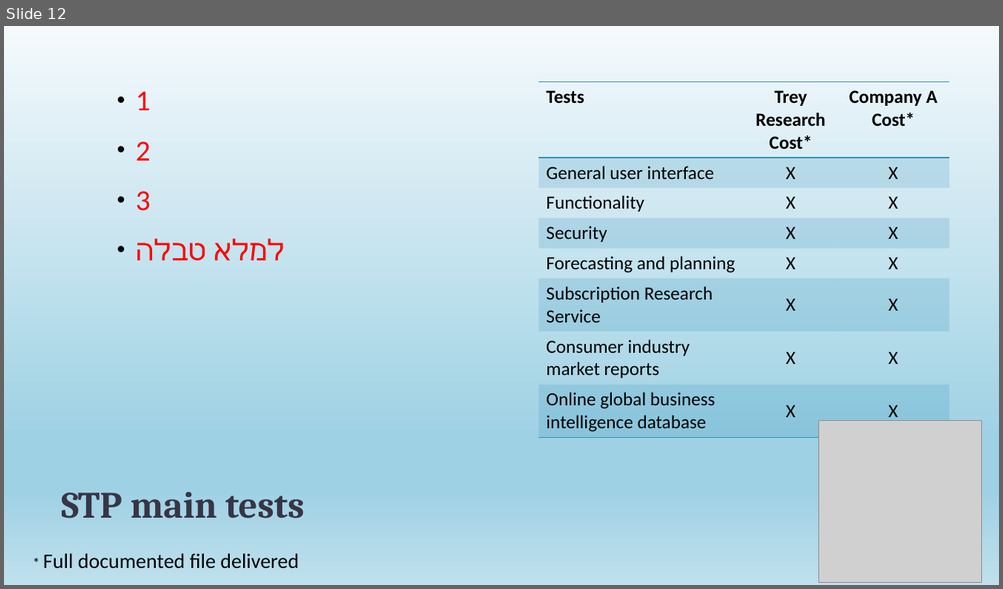
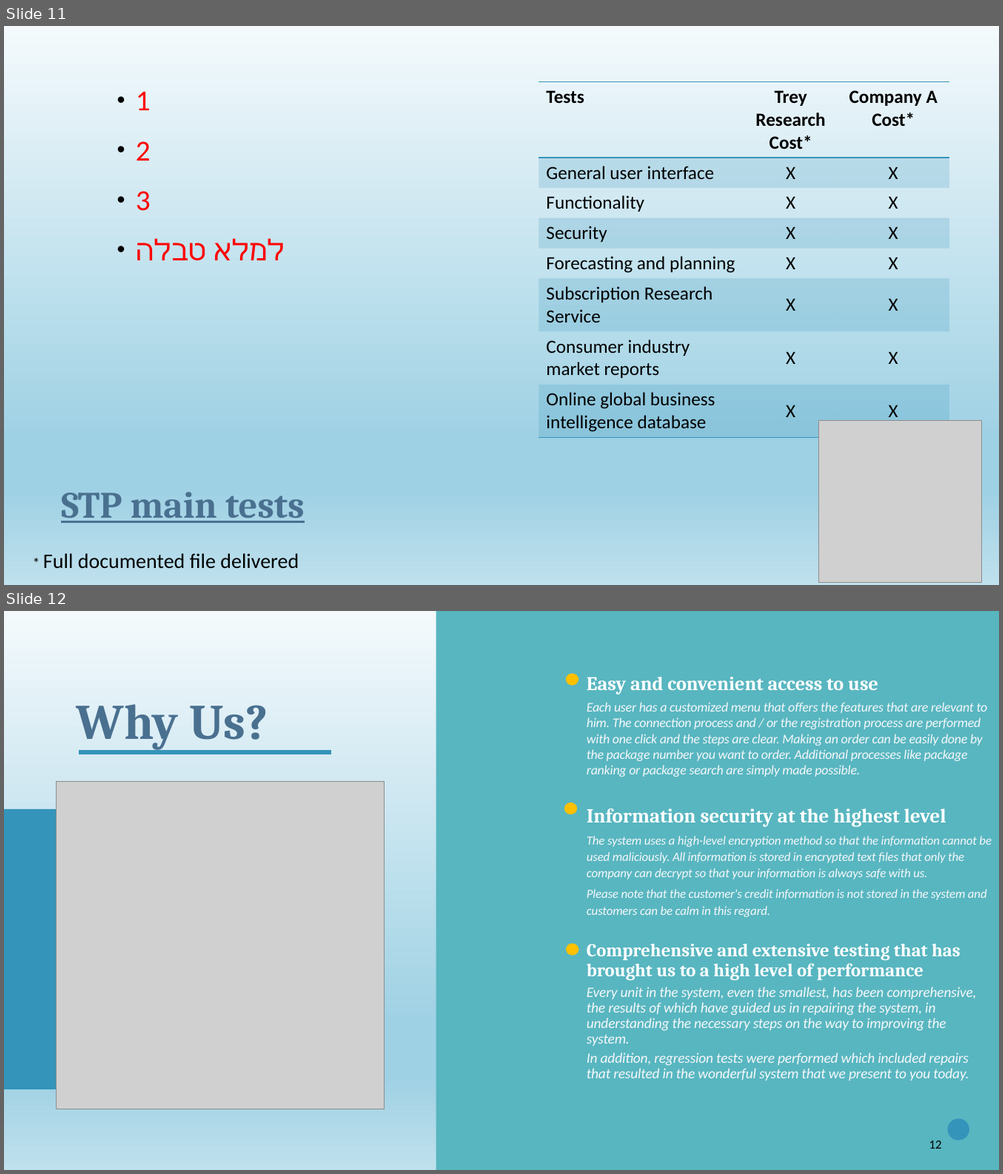
Before and after one commit to Adaneadgo/Pack4u, a slide deck: Pack4U.pptx. Shown one above the other, each under a label of ours: slide 12 before the commit, slides 11 and 12 after it. The pictures are 1003x589 and 1003x1174 pixels, drawn with LibreOffice and Linux fonts; fonts in the diff are those of the drawing; grey boxes stand for pictures. Boxes give left, top, right and bottom in pixels: in the first picture for what was removed or moved away, otherwise in the second. Text is boxed around its words. In the diff, an @@ line names an element or a change of style, - is before the commit and + after.

```diff
--- a/Pack4U.pptx
+++ b/Pack4U.pptx
@@ slide 12 added at box(4, 611, 999, 1170), background gradient #F5F8FA to #EBF1F5 to #CEDBE6; not listed: 1 template element that a slide beside it also shows @@
@@ freeform shape added at box(436, 611, 999, 1170), fill #58B6C0 @@
@@ ellipse added at box(566, 674, 578, 686), fill #FFC000 @@
@@ text added at box(586, 677, 987, 777), 12.8 pt, text #F5F8FA, italic @@
+Easy and convenient access to use
+Each user has a customized menu that offers the features that are relevant to him. The connection process and / or the registration process are performed with one click and the steps are clear. Making an order can be easily done by the package number you want to order. Additional processes like package ranking or package search are simply made possible.
@@ title added at box(77, 704, 268, 750), 48 pt, text #4A7090, bold @@
+Why Us?
@@ freeform shape added at box(79, 753, 331, 753), outline #3494BA 4.32 pt @@
@@ picture added at box(57, 782, 384, 1111) @@
@@ freeform shape added at box(4, 809, 299, 1090), fill #3494BA @@
@@ ellipse added at box(564, 803, 577, 815), fill #FFC000 @@
@@ text added at box(586, 809, 991, 917), 12.1 pt, text #F5F8FA, italic @@
+Information security at the highest level
+The system uses a high-level encryption method so that the information cannot be used maliciously. All information is stored in encrypted text files that only the company can decrypt so that your information is always safe with us.
+Please note that the customer's credit information is not stored in the system and customers can be calm in this regard.
@@ ellipse added at box(566, 944, 578, 956), fill #FFC000 @@
@@ text added at box(586, 944, 976, 1081), 13.9 pt, text #F5F8FA, italic @@
+Comprehensive and extensive testing that has brought us to a high level of performance
+Every unit in the system, even the smallest, has been comprehensive, the results of which have guided us in repairing the system, in understanding the necessary steps on the way to improving the system.
+In addition, regression tests were performed which included repairs that resulted in the wonderful system that we present to you today.
@@ ellipse added at box(947, 1119, 969, 1141), fill #3494BA @@
@@ page number added at box(929, 1141, 942, 1149), 12 pt, text #000000 @@
+12
@@ what was slide 12 is now slide 11 @@
@@ slide 11 changed as well @@
@@ title "STP main tests" at box(61, 492, 304, 523): text colour #373545 to #4A7090, underline on @@
```
Also in this commit, not shown: 12 other slides changed, 1 other slide added, 3 slides removed.
